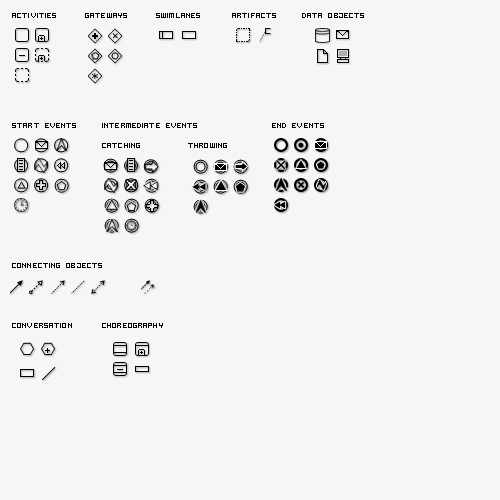
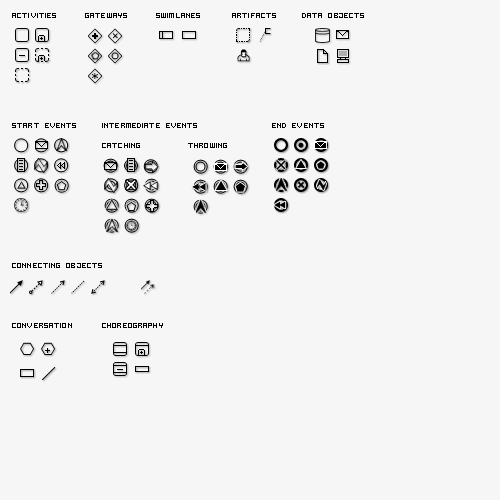
Layer changes from the first 500x500 image to the second:
added layer "Process Participant" in group "Artifacts" over (x1=237, y1=49, x2=250, y2=62)
